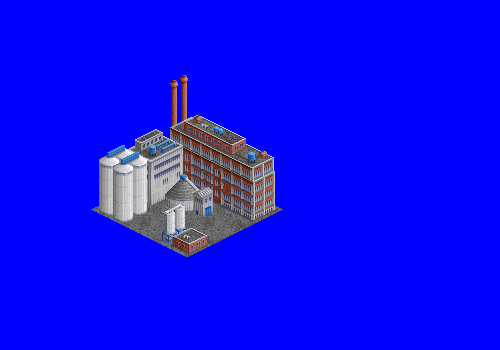
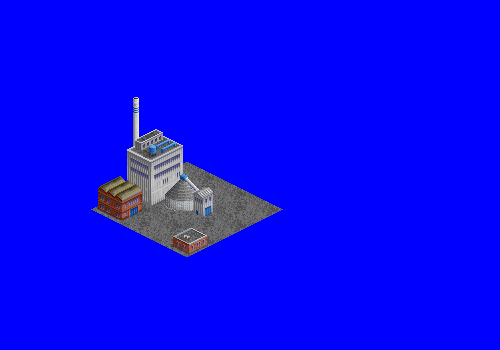
Comparing the layer stacks of the two 500 × 350 images. Changes:
hid group "Silos" (9 layers) over [left=162, top=204, right=186, bottom=244]
added layer "warehouse" above "Silo Cluster" over [left=95, top=176, right=143, bottom=221]
hid group "Silo Cluster" (6 layers) over [left=99, top=145, right=147, bottom=222]
hid group "large brick building" (7 layers) over [left=118, top=75, right=275, bottom=222]
added layer "chimney" above "tiles" over [left=131, top=97, right=141, bottom=192]
